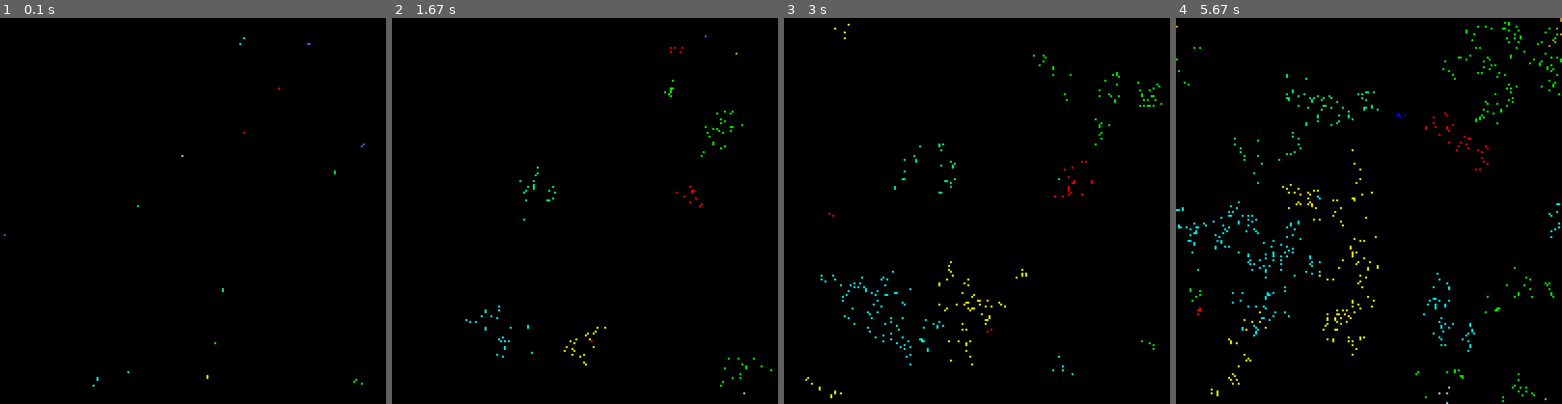
Above: before the commit, frames 1-4 (left to right).
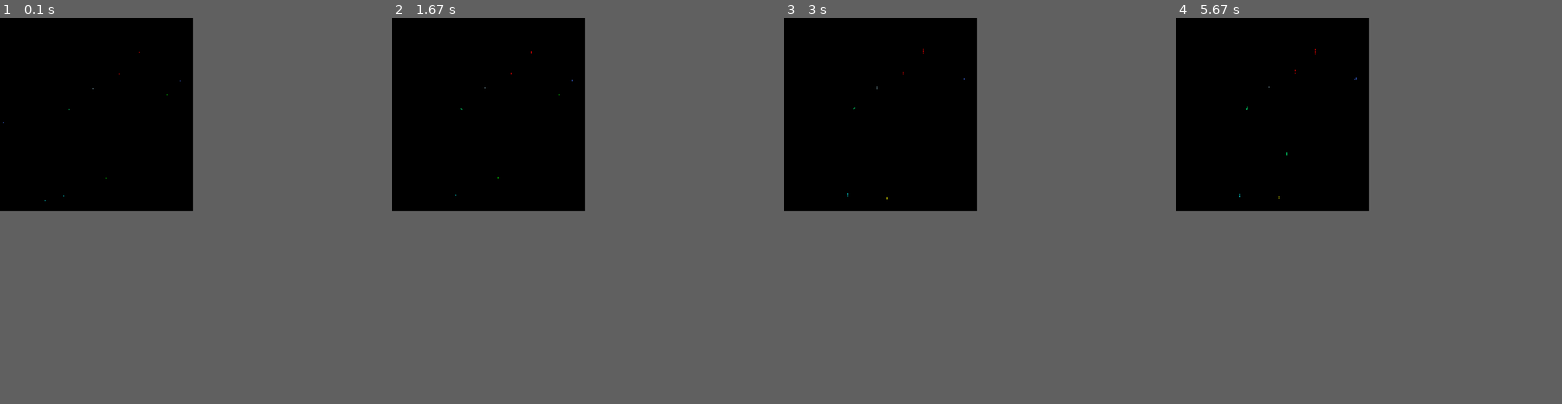
Above: after the commit, the same moments.

Repository: 6hAkunAmAtAtA9/Evolution_simulation_pygame
Game: pygame game, started from evolution_game.py
Two runs of this game, one before a commit and one after it. Both use one fixed random seed, a clock stepped at 60 frames per second and the inputs below.
Inputs:
- Up to frame 1 (0.1 s): no input
- Up to frame 2 (1.67 s): no input
- Up to frame 3 (3 s): no input
- Up to frame 4 (5.67 s): no input
In our replay, the window is 900x900 before the commit and 450x450 after it. These sizes can differ from the game's own. Grey fills any space a smaller window leaves; there, only what the larger window draws over its background counts as a difference.

The runs differ from the first frame. In frame 1, less than 0.1% of the frame differs, in the area x 0-95%, y 5-96%; in frame 2, 0.4%; in frame 3, 0.8%; in frame 4, 1.9%, in the area x 0-100%, y 0-100%.

Commit message:
6. New text genome

Diff:
--- a/actions.py
+++ b/actions.py
@@ -11,23 +11,31 @@
     #print(cell.x, cell.y, cell.genome)
     location = nearby_objects(cell, cell_list)
     if killer(cell, cell_list, location):  # если ложь клетка умерла, смысла жить нет
-        potention = get_activities(cell)
-        # print('potention', potention)
-        if potention >= 20:
-            square_moving(cell, cell_list, location)
-        if potention > 95:
+
+
+        action, cell.genome = genome_action(cell.genome)
+
+        if action in ('up', 'down', 'right', 'left'):
+            square_moving(cell, cell_list, location, action)
+        if action == 'birth':
             birth(cell, cell_list)
+        if action == 'collect':
+            cell.energy += 1
 
-        # if potention > 100:
-        #     mutation(cell)
+        mut = random.randint(1,100)
+        if mut == 100:
+
+            cell.genome = mutation_new(cell.genome)
+
+
 
         cell.action_possibility = False
-        cell.energy -= 1 + cell.genome["Желание_жить"] * 0.2
+        cell.energy -= 1
 
-def square_moving(cell, cell_list, location):
-    cell.moving_indicator = random.choice(('up', 'down', 'right', 'left')) # 2 down added  'down', 'right', 'left'
+def square_moving(cell, cell_list, location, action):
 
-    if cell.moving_indicator == 'up' and location[0][1] == '0':
+
+    if action == 'up' and location[0][1] == '0':
 
         if cell.y - 1 >= 0:
             cell_list[cell.y - 1][cell.x] = cell
@@ -38,7 +46,7 @@
             cell_list[cell.y][cell.x] = '0'
             cell.y = settings.y_size
 
-    if cell.moving_indicator == 'down' and location[2][1] == '0':
+    if action == 'down' and location[2][1] == '0':
         try:
             cell_list[cell.y + 1][cell.x] = cell
             cell_list[cell.y][cell.x] = '0'
@@ -48,7 +56,7 @@
             cell_list[cell.y][cell.x] = '0'
             cell.y = 0
 
-    if cell.moving_indicator == 'left' and location[1][0] == '0':
+    if action == 'left' and location[1][0] == '0':
         if cell.x - 1 >= 0:
             cell_list[cell.y][cell.x - 1] = cell
             cell_list[cell.y][cell.x] = '0'
@@ -58,7 +66,7 @@
             cell_list[cell.y][cell.x] = '0'
             cell.x = settings.x_size
 
-    if cell.moving_indicator == 'right' and location[1][2] == '0':
+    if action == 'right' and location[1][2] == '0':
         try:
             cell_list[cell.y][cell.x + 1] = cell
             cell_list[cell.y][cell.x] = '0'
@@ -104,6 +112,7 @@
 
 def birth(cell, cell_list):
     if settings.y_size > cell.y > 0:
+        random.shuffle(cell.genome)
         if cell_list[cell.y - 1][cell.x] == '0':
             try:
                 cell_list[cell.y - 1][cell.x] = Cell(cell.y - 1, cell.x, cell.color, cell.genome, cell.kind)
@@ -131,9 +140,20 @@
 
     return potention
 
+def genome_action(genome):
+    action = genome.pop(0)
+    genome.append(action)
+    return action, genome
+
 
 def mutation(cell):
     if cell.genome_count < 50:
         cell.genome['Желание_жить'] = round(cell.genome['Желание_жить'] + 0.1, 1)
     else:
         pass
+
+def mutation_new(genome):
+    new_gen = random.choice(('up', 'down', 'left', 'right', 'birth', 'none', 'collect'))
+    genome.pop(random.randint(0, len(genome) - 1))
+    genome.append(new_gen)
+    return genome
--- a/cell.py
+++ b/cell.py
@@ -16,8 +16,8 @@
         self.action_possibility = False
         self.freedom_love = 0
         self.genome = genome
-        self.genome_count = 1
         self.kind = kind
+        self.genome_runner = random.randint(0, 63)
 
 
         #self.color = random.choice(self.settings.colors)
--- a/evolution_game.py
+++ b/evolution_game.py
@@ -46,7 +46,7 @@
 
 
 
-            '''Прохож основного цикла жизни с переработкой массива  координат клеток'''
+            '''Проход основного цикла жизни с переработкой массива  координат клеток'''
             for i in range(len((self.objects))):
                 for j in range(len(self.objects[i])):
                     if self.objects[i][j] != '0':
@@ -74,7 +74,7 @@
 
 
             pygame.display.flip()
-            time.sleep(0.01)
+            time.sleep(0.1)
 
             for event in pygame.event.get():
                 if event.type == pygame.QUIT:
@@ -83,8 +83,9 @@
             '''Выводим в консоль количество клеток каждого вида'''
             sorted_tuples = sorted(self.kinds_uniq.items(), key=lambda item: item[1], reverse=True)
             sorted_dict = {k: v for k, v in sorted_tuples}
-            # print(sorted_dict)
+            print(sorted_dict)
             # print('ROUND')
+            # print(self.cell_count)
 
     def birth(self):
         a = random.randint(0, len(self.objects) - 1)
@@ -92,11 +93,21 @@
         kind = self.kinds.pop(0)
         if self.objects[a][b] == '0':
             try:
-                self.objects[a][b] = Cell(a, b, random.choice(self.settings.colors), {'Желание_жить': 1}, kind)
+                self.objects[a][b] = Cell(a, b, random.choice(self.settings.colors), self.genome(), kind)
             except IndexError:
                 pass
 
 
+    def genome(self):
+        a = []
+        # while len(a) < 10:
+        #     a.append(random.choice(("up", 'down', 'right', 'left')))
+        a.append('birth')
+        while len(a) < 25:
+            a.append('none')
+        random.shuffle(a)
+        return a
+
 if __name__ == "__main__":
     eg = Evolution_game()
     eg.run_game()
--- a/settings.py
+++ b/settings.py
@@ -6,13 +6,13 @@
     def __init__(self):
         '''Cell settings'''
 
-        self.cells_start_count = 15
+        self.cells_start_count = 10
         self.food_start_count = 0
-        self.screen_width = 1000
-        self.screen_height = 1000
+        self.screen_width = 500
+        self.screen_height = 500
         self.bg_color = (0, 0, 0)
         self.line_thin = 2
-        self.start_size = 5  # начальный размер квадратов
+        self.start_size = 2  # начальный размер квадратов
 
         '''Indexing'''
         self.y_size = int(self.screen_height / self.start_size) - 1
@@ -24,5 +24,5 @@
                        "lime", 'aqua', 'royal blue', "yellow", "red", "blue"]
 
         '''Cell life settings'''
-        self.start_energy = random.randint(10, 50)  # потом поменять
+        self.start_energy = random.randint(10, 30)  # потом поменять
         self.free_place_needing = 7   # стандартно 5
--- a/try.py
+++ b/try.py
@@ -1,2 +1,11 @@
-a = "spring green"
-print(a[0])
+import random
+a = []
+while len(a) < 10:
+    a.append(random.choice(("up", 'down', 'right', 'left')))
+a.append('birth')
+random.shuffle(a)
+
+print(a)
+random.shuffle(a)
+
+print(a)
